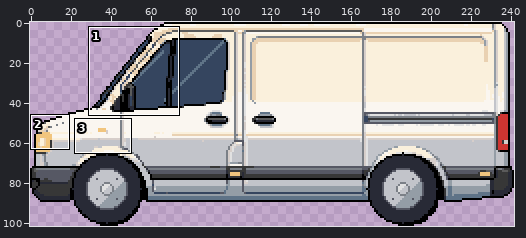
Pixel-art file: art/source/rw_car2/rw_car2.aseprite. Above: a wide view before the commit, with the close-up outlined.
Close-up. Before:
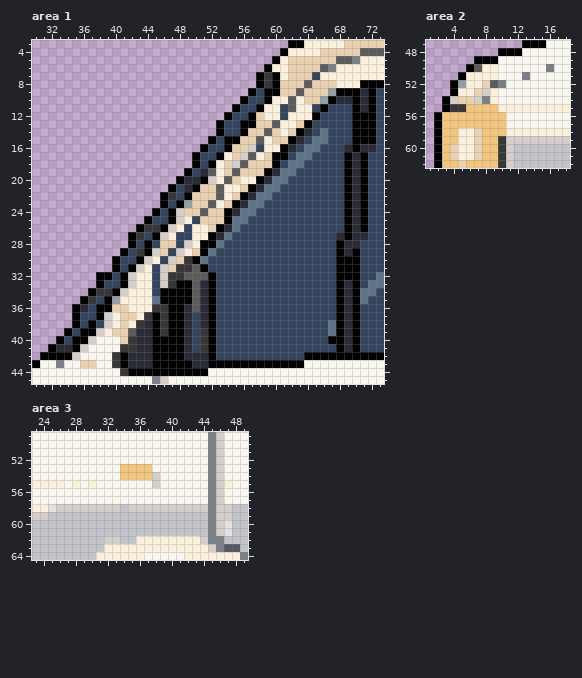
242x102 pixels, 1 frame. Shown: area 1: x 30..73, y 3..45; area 2: x 1..18, y 47..62; area 3: x 23..49, y 49..64.
After the commit:
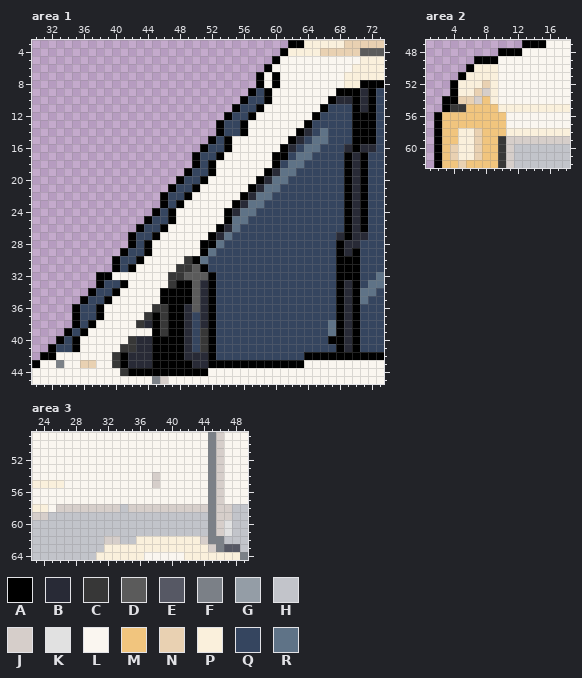
Palette (. is transparent): A #000000  B #282a36  C #373737  D #5b5b5b  E #565864  F #7b8087  G #949da6  H #c2c4ca  J #d6ceca  K #e1e1e1  L #faf6f0  M #f1c57e  N #e9d1b2  P #faf0dc  Q #35455f  R #5f7387
Diff:
--- area 1
@@ x 30..73 @@
  4 ...............................APPPPNNNNNDDD
- 5 ..............................APNNNNNNDDFPPP
- 6 .............................APPNNNNDFPPPPPP
- 7 ............................ACAPNNNQPPPPPPPP
- 8 ............................ACANNNDNNNPPPAAA
- 9 ...........................AQAANNDNNNGAAABAQ
-10 ..........................AQQAPPDPNNGABBABAQ
-11 .........................AQQAPPQDPPQAQQQABAQ
-12 ........................AQQANPPQPPPAQQQQAAAQ
-13 .......................AQQAANNDPPNAQQQQQAAAQ
-14 .......................AQQANNDNPNABQRQQQAAAQ
-15 ......................AQAANNDPNNABQRRQQQAAAQ
-16 .....................AQQANNJQPPABQRRQQQBABBQ
-17 ....................AQQAPNJDPNAAQRRQQQQABAQQ
-18 ....................AQAPNJDNNNAQRRQQQQQABAQQ
-19 ...................AQBDPNDNNNABRRQQQQQQABAQQ
-20 ..................ABBAJPDNPPABRRQQQQQQQABAQQ
-21 .................AQBANNDPPNABRRQQQQQQQQABAQQ
-22 ................ACQANNNDPNABRRQQQQQQQQQABAQQ
-23 ................AQAGNNDPNABRRQQQQQQQQQQABAQQ
-24 ...............AQAJNNDNNABRRQQQQQQQQQQQABAQQ
-25 ..............AQQAJPQNNNARRQQQQQQQQQQQQABAQQ
-26 .............ACCAJPQPPNABRQQQQQQQQQQQQQABAQQ
-27 ............ACQAJPQQPPABRQQQQQQQQQQQQQBABBQQ
-28 ............AQAQNNQJPAARQQQQQQQQQQQQQQABBQQQ
-29 ...........AQCAJNQJPNARQQQQQQQQQQQQQQQABAQQQ
-30 ..........AQQAJPQJNCARQQQQQQQQQQQQQQQQAAAQQQ
-31 ..........AQAJPQJNCCDAQQQQQQQQQQQQQQQQAAAQQQ
-32 ........AAQAJPPQJCCDDDAQQQQQQQQQQQQQQQAAAQQR
-33 ........AQQAJPPQJCAADBAQQQQQQQQQQQQQQQABAQRR
-34 .......ACCAJPPPQAAAADBAQQQQQQQQQQQQQQQABARRQ
-35 ......ACQAGPPPPRAAAADBAQQQQQQQQQQQQQQQABARQQ
-36 .....ABQAANNPPPCCAABDBAQQQQQQQQQQQQQQQABAQQQ
-37 .....AQQAJPNNPCACAABQBAQQQQQQQQQQQQQQQABAQQQ
-38 .....AQAQJPNPCBACAABQBAQQQQQQQQQQQQQQRABAQQQ
-39 ....AQAAJPNNDBBACAABQCAQQQQQQQQQQQQQQRABAQQQ
-40 ...AQAAJLLLNCBBAAAABQCAQQQQQQQQQQQQQQAABAQQQ
-41 ..ABBAJLLLLCCBBAAAABQCAQQQQQQQQQQQQQQQABAQQQ
-42 .AAAAJLLLLCABBBAAAABBBAQQQQQQQQQQQAAAAAAAAAA
+ 5 ..............................ALLLLLLLLLLPPP
+ 6 .............................ALLLLLLLLLLPPPP
+ 7 ............................ALALLLLLLLLPPPPP
+ 8 ............................ALALLLLLLLLPPAAA
+ 9 ...........................AQALLLLLLLLAAABAQ
+10 ..........................AQQALLLLLLLABBABAQ
+11 .........................AQQALLLLLLLAQQQABAQ
+12 ........................AQQALLLLLLLAQQQQAAAQ
+13 .......................AQQALLLLLLLAQQQQQAAAQ
+14 .......................AQQALLLLLLABQRQQQAAAQ
+15 ......................AQALLLLLLLABQRRQQQAAAQ
+16 .....................AQQALLLLLLABQRRQQQBABBQ
+17 ....................AQQALLLLLLAAQRRQQQQABAQQ
+18 ....................AQALLLLLLLAQRRQQQQQABAQQ
+19 ...................AQQALLLLLLABRRQQQQQQABAQQ
+20 ..................AQQALLLLLLABRRQQQQQQQABAQQ
+21 .................AQQALLLLLLABRRQQQQQQQQABAQQ
+22 ................AQQALLLLLLABRRQQQQQQQQQABAQQ
+23 ................AQALLLLLLABRRQQQQQQQQQQABAQQ
+24 ...............AQALLLLLLABRRQQQQQQQQQQQABAQQ
+25 ..............AQQALLLLLLARRQQQQQQQQQQQQABAQQ
+26 .............AQQALLLLLLABRQQQQQQQQQQQQQABAQQ
+27 ............AQQALLLLLLABRQQQQQQQQQQQQQBABBQQ
+28 ............AQALLLLLLAARQQQQQQQQQQQQQQABBQQQ
+29 ...........AQQALLLLLLARQQQQQQQQQQQQQQQABAQQQ
+30 ..........AQQALLLLLCARQQQQQQQQQQQQQQQQAAAQQQ
+31 ..........AQALLLLLCCDAQQQQQQQQQQQQQQQQAAAQQQ
+32 ........AALLLLLLLCCDDDAQQQQQQQQQQQQQQQAAAQQR
+33 ........AQQALLLLLCAADBAQQQQQQQQQQQQQQQABAQRR
+34 .......AQQALLLLLAAAADBAQQQQQQQQQQQQQQQABARRQ
+35 ......AQQALLLLLLAAAADBAQQQQQQQQQQQQQQQABARQQ
+36 .....AQQALLLLLLCCAABDBAQQQQQQQQQQQQQQQABAQQQ
+37 .....AQQALLLLLCACAABQBAQQQQQQQQQQQQQQQABAQQQ
+38 .....AQALLLLLCBACAABQBAQQQQQQQQQQQQQQRABAQQQ
+39 ....AQALLLLLLLLACAABQCAQQQQQQQQQQQQQQRABAQQQ
+40 ...AQALLLLLLCBBAAAABQCAQQQQQQQQQQQQQQAABAQQQ
+41 ..AQQALLLLLCCBBAAAABQCAQQQQQQQQQQQQQQQABAQQQ
+42 .AALLLLLLLCABBBAAAABBBAQQQQQQQQQQQAAAAAAAAAA
 43 ALLFLLNNLLCABBBAAAAABBAAAAAAAAAAAALLLLLLLLLL
--- area 2
@@ x 1..18 @@
 49 ......AAALLLLLLLLL
-50 .....ADPPLLLLLLFLL
-51 ....APPPPLLLFLLLLL
-52 ...AGPPNDFLLLLLLLL
+50 .....APPPLLLLLLLLL
+51 ....APPPPLLLLLLLLL
+52 ...APPPNPLLLLLLLLL
 53 ...APPNJPLLLLLLLLL
-54 ..AJNNJFPLLLLLLLLL
+54 ..AANNJMPLLLLLLLLL
 55 ..ACCMMMMPPPPPPPPP
--- area 3
@@ x 23..49 @@
 52 LLLLLLLLLLLLLLLLLLLLLLFJLLL
-53 LLLLLLLLLLLMMMMLLLLLLLFJLLL
-54 LLLLLLLLLLLMMMMJLLLLLLFJLLL
-55 PPPPLPLPLLLLLLLJLLLLLLFJPLL
+53 LLLLLLLLLLLLLLLLLLLLLLFJLLL
+54 LLLLLLLLLLLLLLLJLLLLLLFJLLL
+55 PPPPLLLLLLLLLLLJLLLLLLFJLLL
 56 LLLLLLLLLLLLLLLLLLLLLLFJLLL
 57 LLLLLLLLLLLLLLLLLLLLLLFJLLL
-58 PPKJJJJJJJJHJJJJJJJJJJFJJHH
+58 PPLJJJJJJJJHJJJJJJJJJJFJJHH
 59 JJHHHHHHHHHHHHHHHHHHHHFJJHH
Where, in picture pixels (left, top, right, bottom), the same in both close-ups:
changed: (56, 56, 360, 360)
changed: (450, 64, 554, 104)
changed: (48, 464, 152, 512)
changed: (224, 480, 232, 488)
